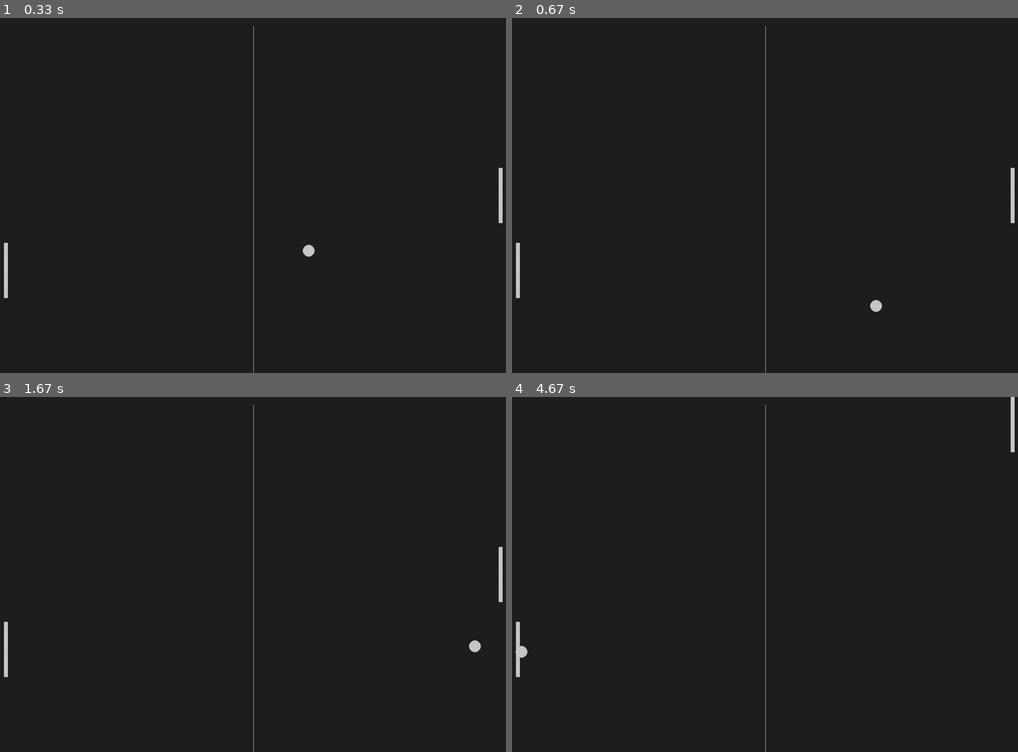
Above: before the commit, frames 1-4 (two rows, left to right).
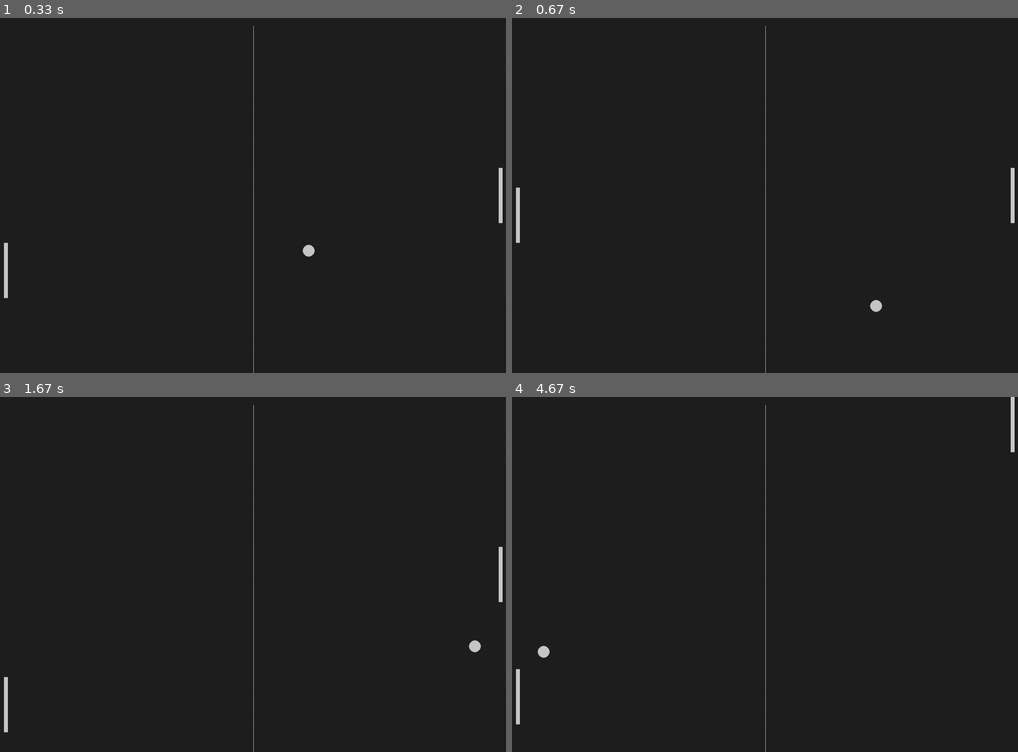
Above: after the commit, the same moments.

Repository: Thoreuxyohan/Pygame---Pong
Game: pygame game, started from setup.py
Two runs of this game, one before a commit and one after it. Both use one fixed random seed, a clock stepped at 60 frames per second and the inputs below.
Inputs:
- Up to frame 1 (0.33 s): no input
- Up to frame 2 (0.67 s): hold W from 0.33 s (still down)
- Up to frame 3 (1.67 s): release W at 0.8 s; hold A 0.83-1.37 s; hold A from 1.4 s (still down)
- Up to frame 4 (4.67 s): release A at 1.8 s; hold W 1.83-2.2 s; hold Up 1.83-2.2 s; hold A 2.23-2.7 s; hold W 2.73-3.03 s; hold Up 2.73-3.03 s; hold A 3.07-3.6 s; hold A 3.63-4.03 s; hold W 4.07-4.43 s; hold Up 4.07-4.43 s; hold A from 4.47 s (still down)

Frame 1 is identical in both runs. In frame 2, 0.2% of the frame differs, in the area x 0-2%, y 47-79%; in frame 3, 0.2%; in frame 4, 0.3%, in the area x 0-8%, y 63-93%.

Commit message:
Opponent Movement

Diff:
--- a/setup.py
+++ b/setup.py
@@ -21,6 +21,14 @@
         player.top = 0
     if player.bottom >= screen_height:
         player.bottom = screen_height
+
+def opponent_animation():
+    global opponent_speed
+    opponent.y += opponent_speed
+    if opponent.top <= 0:
+        opponent.top = 0
+    if opponent.bottom >= screen_height:
+        opponent.bottom = screen_height
 
 #General Setup
 pygame.init()
@@ -61,9 +69,20 @@
                 player_speed -= 7
             if event.key == pygame.K_UP:
                 player_speed += 7
+        if event.type == pygame.KEYDOWN:
+            if event.key == pygame.K_a:
+                opponent_speed += 7
+            if event.key == pygame.K_w:
+                opponent_speed -= 7
+        if event.type == pygame.KEYUP:
+            if event.key == pygame.K_a:
+                opponent_speed -= 7
+            if event.key == pygame.K_w:
+                opponent_speed += 7
 
     ball_animation()
     player_animation()
+    opponent_animation()
 
     #Visual of the game
     screen.fill(bg_color)
